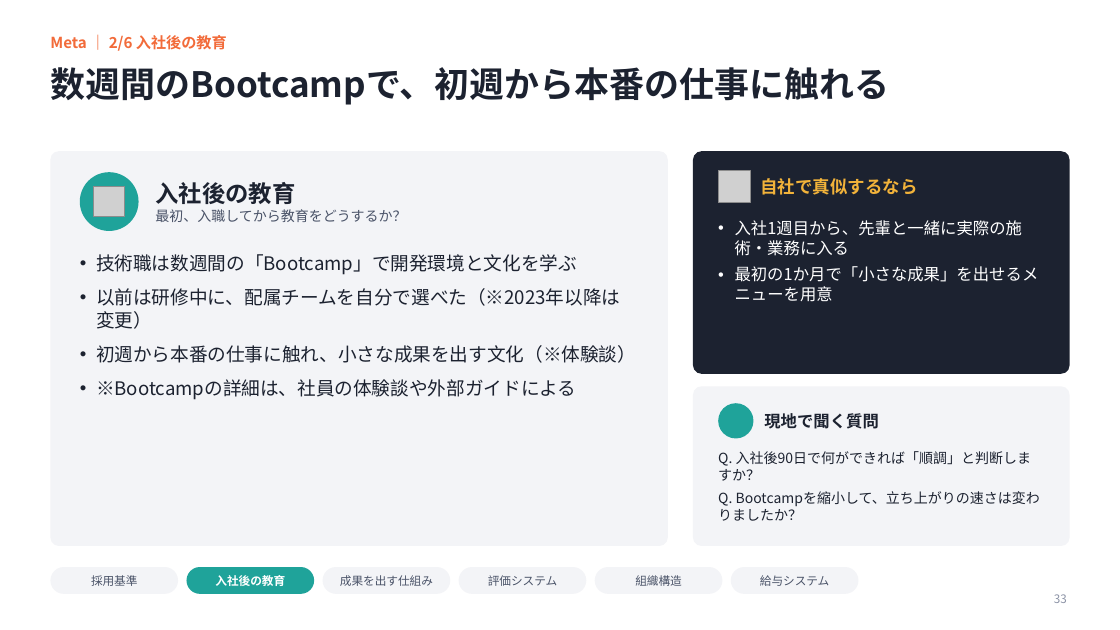
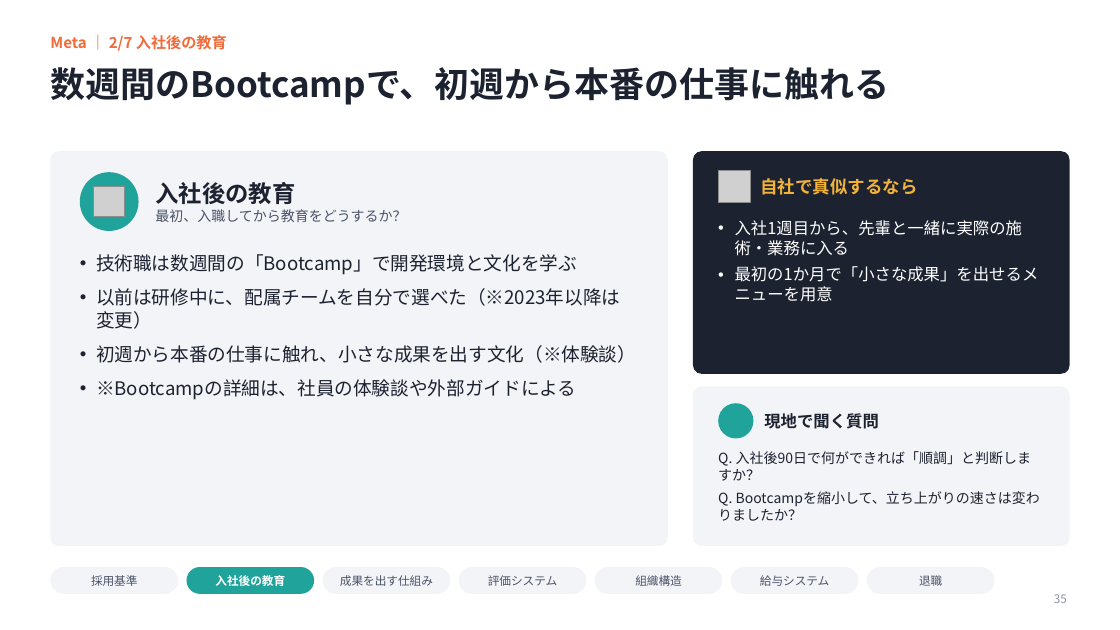
Before and after one commit to ktarpt-spec/-, a slide deck: slide 35 of シリコンバレー企業見学_まとめ_2026年10月.pptx (slide 33 before the commit). Drawn at 1120x630 pixels with LibreOffice and Linux fonts; fonts in the diff are those of the drawing; grey boxes stand for pictures; background and template pictures are left out. Boxes give left, top, right and bottom in pixels: in the first picture for what was removed or moved away, otherwise in the second. Text is boxed around its words. In the diff, an @@ line names an element or a change of style, - is before the commit and + after.

```diff
--- a/シリコンバレー企業見学_まとめ_2026年10月.pptx
+++ b/シリコンバレー企業見学_まとめ_2026年10月.pptx
@@ text at [50, 35, 227, 51]: text changed @@
-Meta ｜ 2/6 入社後の教育
+Meta ｜ 2/7 入社後の教育
@@ rounded rectangle added at [867, 567, 995, 594], fill #F3F4F7 @@
@@ text added at [919, 575, 942, 586], 10 pt, text #4A5368 @@
+退職
```
Also in this commit, not shown: 17 other slides changed, 3 slides added.
